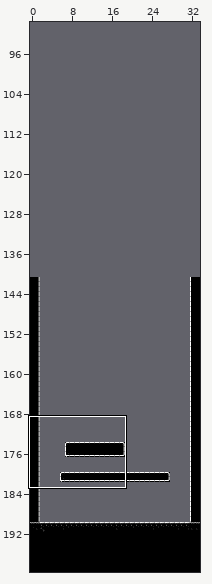
An edit to a level. Tiled map, maps/testmapGraphics.tmx. Above: a wide view before the commit, with the close-up outlined.
Close-up. The starting point:
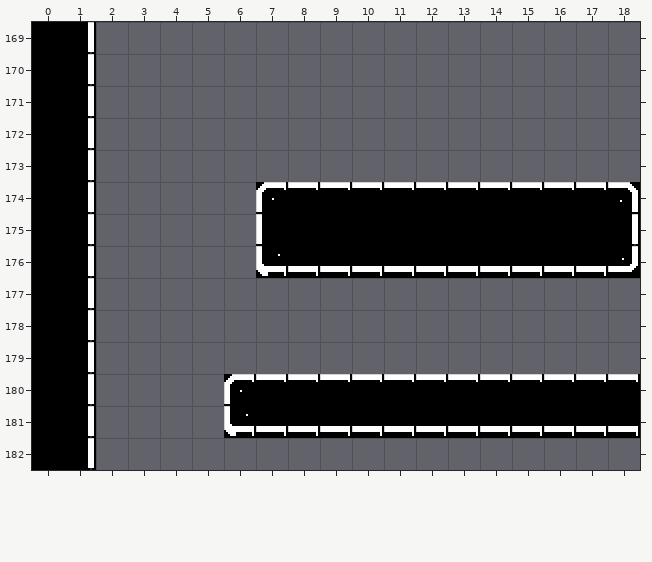
Cells are 16x16 px. Shown: x 0..18, y 169..182. The commit also changed other parts of the map, which this record leaves out.
New version:
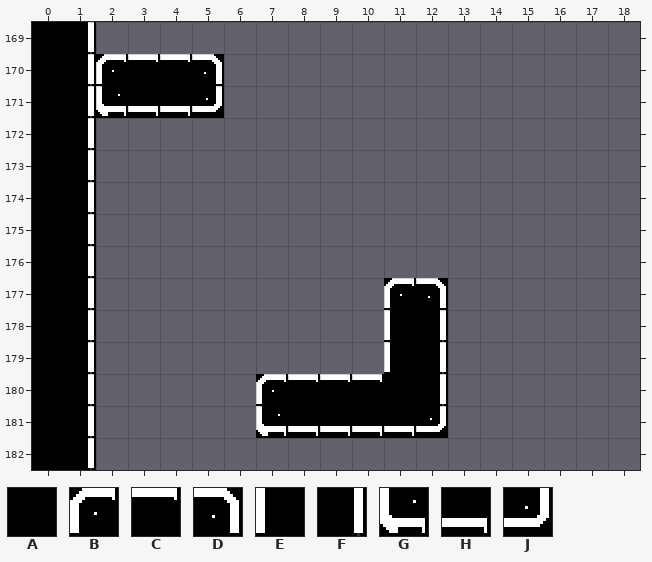
Key: from "testTileset": A 1, B 164, C 165, D 166, E 180, F 182, G 196, H 197, J 198.
_ is an empty cell, . an unchanged one.
From old to new:
--- layer "Graphics"
@@ x 2..5 @@
-170 ____
-171 ____
+170 BCCD
+171 GHHJ
@@ x 6..18 @@
-174 .BCCCCCCCCCCD
-175 .EAAAAAAAAAAF
-176 .GHHHHHHHHHHJ
-177 .....__......
-178 .....__......
-179 .....__......
-180 BC...CCCCCCCC
-181 GH....HHHHHHH
+174 .____________
+175 .____________
+176 .____________
+177 .....BD......
+178 .....EF......
+179 .....EF......
+180 _B...AF______
+181 _G....J______
Changed places in both close-ups, as pixel boxes (x1, y1, x2, y2):
added: (96, 54, 224, 118)
changed: (224, 182, 640, 438)
